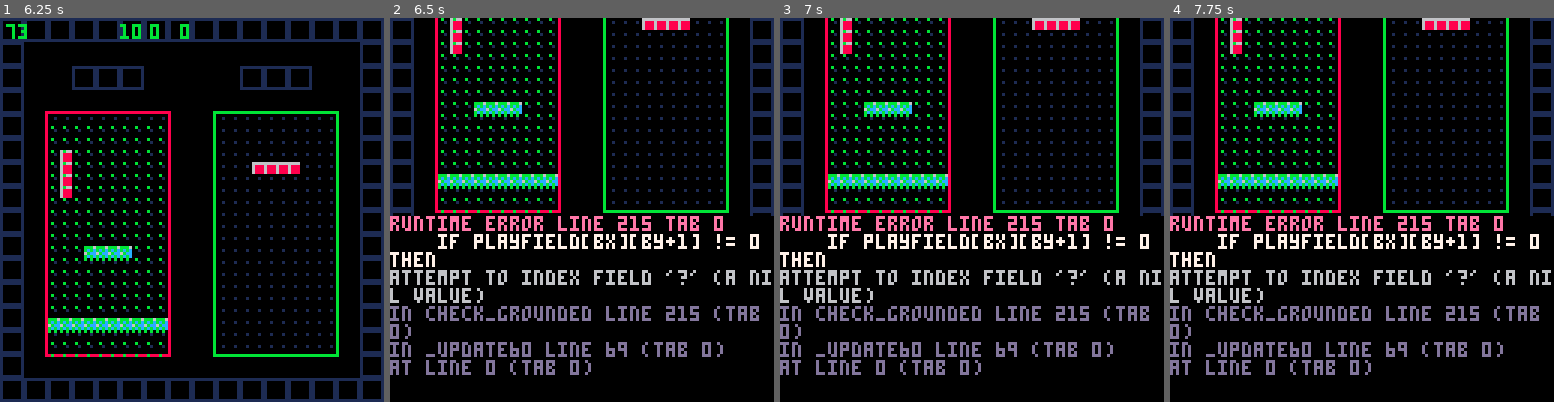
Above: before the commit, frames 1-4 (left to right).
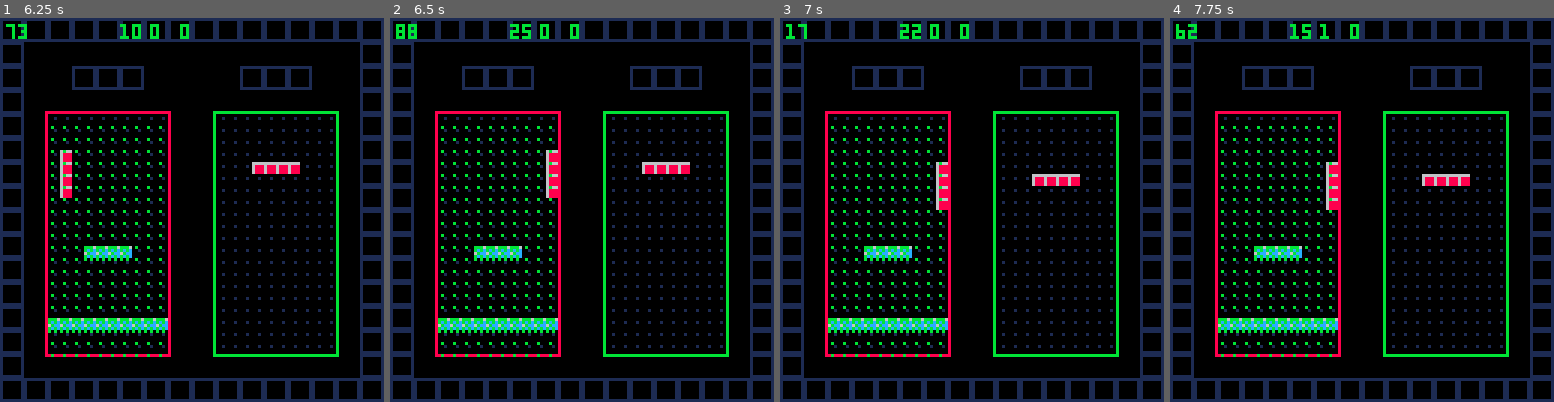
Above: after the commit, the same moments.

Repository: nebbii/tegim
Game: PICO-8 cartridge tegim.p8
Two runs of this game, one before a commit and one after it. Both use one fixed random seed, a clock stepped at 60 frames per second and the inputs below.
Inputs:
- Up to frame 1 (6.25 s): tap X (X key) at 0.33, 1.07, 1.85, 2.97, 4.08, 5.2 s; tap O (Z key) at 0.7, 1.7, 2.1, 2.5, 2.9, 3.3, 3.7, 4.1, 4.5, 4.9, 5.3, 5.7, 6.1 s; hold Right 1.6-2.1 s; hold Up 2.15-2.42 s; hold Right 2.47-3.03 s; hold Left 3.08-3.58 s; hold Right 4.02-4.68 s; hold Up 4.73-5.03 s; hold Left 5.08-5.68 s; hold Right from 6.08 s (still down)
- Up to frame 2 (6.5 s): keep holding Right; tap X (X key) at 6.32 s
- Up to frame 3 (7 s): tap O (Z key) at 6.5, 6.9 s; release Right at 6.58 s; hold Right from 6.63 s (still down)
- Up to frame 4 (7.75 s): release Right at 7.13 s; hold Up 7.18-7.45 s; tap O (Z key) at 7.3, 7.7 s; tap X (X key) at 7.43 s; hold Right from 7.5 s (still down)

Frame 1 is identical in both runs. In frame 2, 26% of the frame differs, in the area x 0-100%, y 0-100%; in frame 3, 26%; in frame 4, 26%.
Error before the commit: runtime error line 215 tab 0; if playfield[bx][by+1] != 0 then; attempt to index field '?' (a nil value)

Commit message:
feat: I piece rotation limitations

Diff:
--- a/tegim.p8
+++ b/tegim.p8
@@ -260,22 +260,32 @@
 
 function spin_piece(player, playfield, direction)
   if direction == 0 then
-    player.rotation -= 1
+    decrease_rotation(player)
+
     if not check_kicks(player, playfield, -1) then
-      player.rotation += 1
+      increase_rotation(player)
     end
   end
 
   if direction == 1 then
-    player.rotation += 1
+    increase_rotation(player)
+
     if not check_kicks(player, playfield, 1) then
-      player.rotation -= 1
-    end
-  end
+      decrease_rotation(player)
+    end
+  end
+end
+
+function decrease_rotation(player)
+  player.rotation -= 1
 
   if player.rotation < 1 then
     player.rotation = 4
   end
+end
+
+function increase_rotation(player)
+  player.rotation += 1
 
   if player.rotation > 4 then
     player.rotation = 1
@@ -286,12 +296,17 @@
   local piece = pieces[player.current][player.rotation]
   local x = player.column
   local y = player.row
+
   if player.current == 1 then -- i
     for block in all(piece) do
       local bx = x + block[1]
       local by = y + block[2]
 
       if playfield[bx] == nil or playfield[bx][by] == nil then
+        return false
+      end
+
+      if playfield[bx][by] != 0 then
         return false
       end
     end
@@ -306,7 +321,7 @@
   return true
 end
 
-function check_center_column(player, playfield, block)
+function check_center_column(player, playfield, center)
 end
 
 -->8
